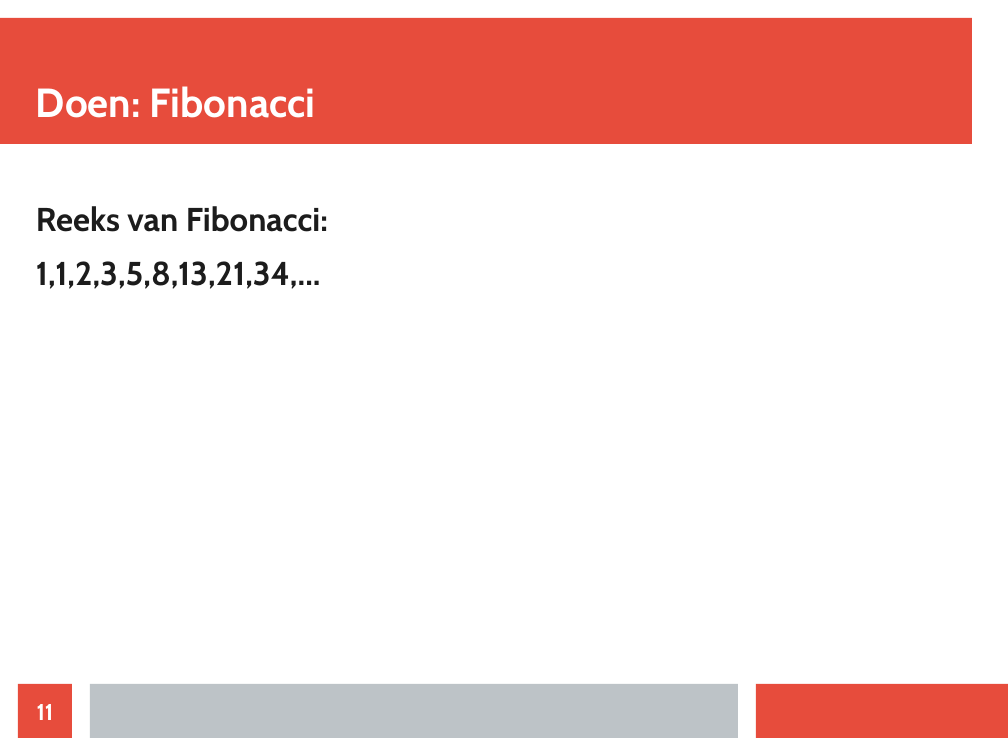
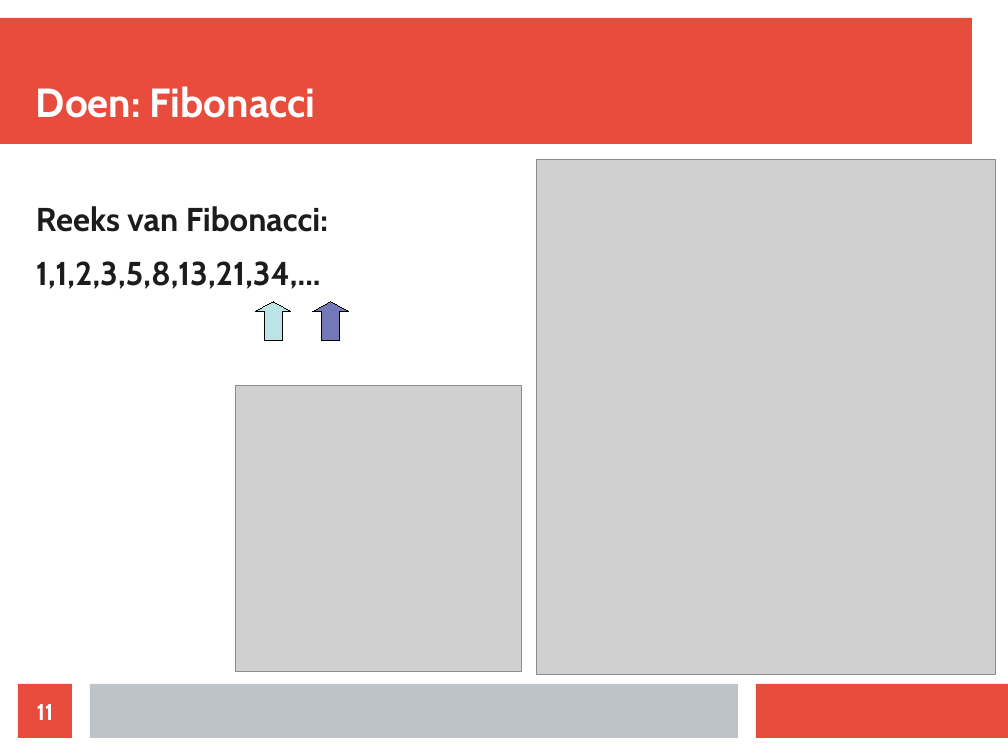
Before and after one commit to djog/dojo, a slide deck: slide 11 of LessenAlgemeen/Variabelen/Variabelen.odp. Drawn at 1008x756 pixels with LibreOffice and Linux fonts; fonts in the diff are those of the drawing; grey boxes stand for pictures. Boxes give left, top, right and bottom in pixels: in the first picture for what was removed or moved away, otherwise in the second. Text is boxed around its words. In the diff, an @@ line names an element or a change of style, - is before the commit and + after.

```diff
--- a/LessenAlgemeen/Variabelen/Variabelen.odp
+++ b/LessenAlgemeen/Variabelen/Variabelen.odp
@@ picture added at bbox=[537, 159, 995, 674] @@
@@ up arrow added at bbox=[255, 302, 291, 341], fill #BCE4E5, outline #000000 0 pt @@
@@ up arrow added at bbox=[313, 302, 349, 341], fill #7477B8, outline #000000 0 pt @@
@@ picture added at bbox=[236, 386, 521, 671] @@
```
Also in this commit, not shown: 3 other slides changed, 3 other files.
